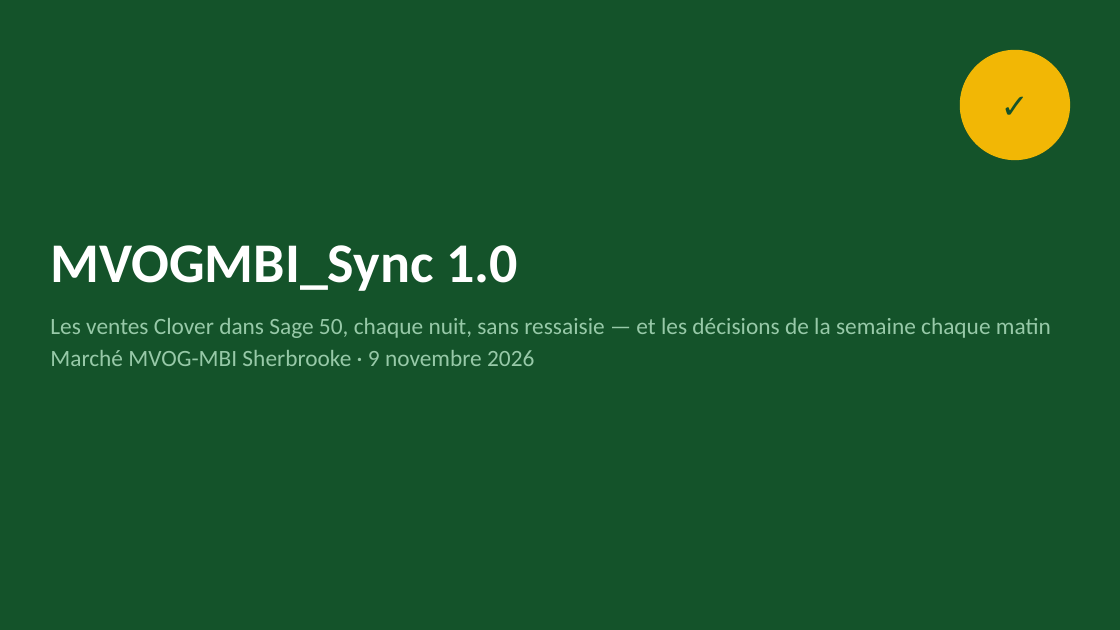
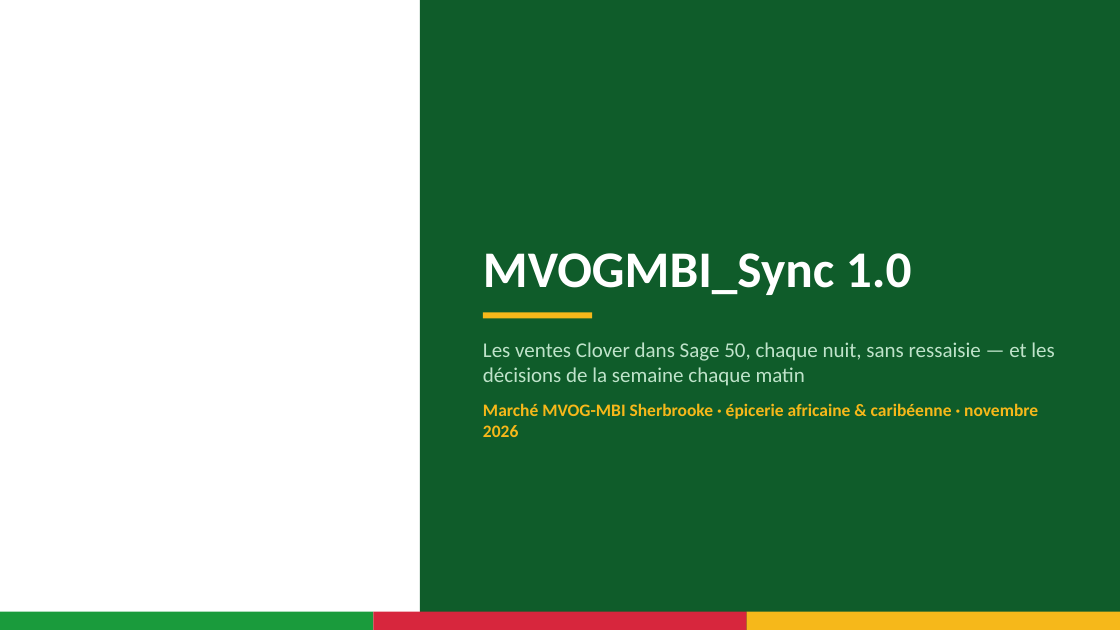
Before and after one commit to mteingueng-dot/MVOGMBI_Sync_2026.1, a slide deck: slide 1 of documentation/Presentation_MVOGMBI_Sync.pptx. Drawn at 1120x630 pixels with LibreOffice and Linux fonts; fonts in the diff are those of the drawing; background and template pictures are left out. Boxes give left, top, right and bottom in pixels: in the first picture for what was removed or moved away, otherwise in the second. Text is boxed around its words. In the diff, an @@ line names an element or a change of style, - is before the commit and + after.

```diff
--- a/documentation/Presentation_MVOGMBI_Sync.pptx
+++ b/documentation/Presentation_MVOGMBI_Sync.pptx
@@ background #14532A to #FFFFFF @@
@@ rectangle added at box(420, 0, 1120, 630), fill #0F5C2A @@
@@ ellipse removed at box(960, 50, 1070, 160) @@
@@ text removed at box(960, 50, 1070, 160) @@
-✓
@@ title "MVOGMBI_Sync 1.0": place and size @@
-title "MVOGMBI_Sync 1.0" at box(50, 245, 518, 291)
+title "MVOGMBI_Sync 1.0" at box(483, 253, 912, 295)
@@ title "MVOGMBI_Sync 1.0" at box(483, 253, 912, 295): size 48 to 44 pt @@
@@ rectangle added at box(483, 313, 592, 318), fill #F6B81A @@
@@ text at box(483, 342, 1054, 386): size 20 to 18 pt, text colour #97C9A8 to #BFE3CA in "Les ventes Clover dans Sage 50, chaque ..."; more space between paragraphs @@
@@ text "Les ventes Clover dans Sage ...": place and size @@
-text "Les ventes Clover dans Sage ..." at box(50, 318, 1051, 366)
+text "Les ventes Clover dans Sage ..." at box(483, 342, 1054, 437)
@@ text at box(483, 403, 1038, 437): text changed; size 20 to 15 pt; text colour #97C9A8 to #F6B81A; bold on @@
-Marché MVOG-MBI Sherbrooke · 9 novembre 2026
+Marché MVOG-MBI Sherbrooke · épicerie africaine & caribéenne · novembre 2026
@@ rectangle added at box(0, 612, 373, 630), fill #1A9B3C @@
@@ rectangle added at box(373, 612, 746, 630), fill #D7263D @@
@@ rectangle added at box(747, 612, 1120, 630), fill #F6B81A @@
```
Also in this commit, not shown: 29 other slides changed, 40 other files.
